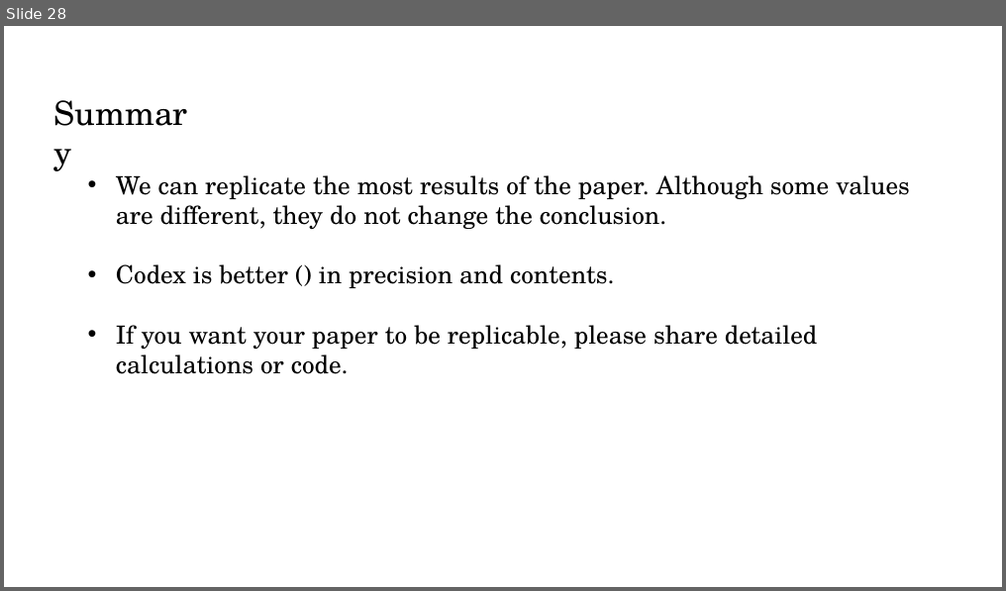
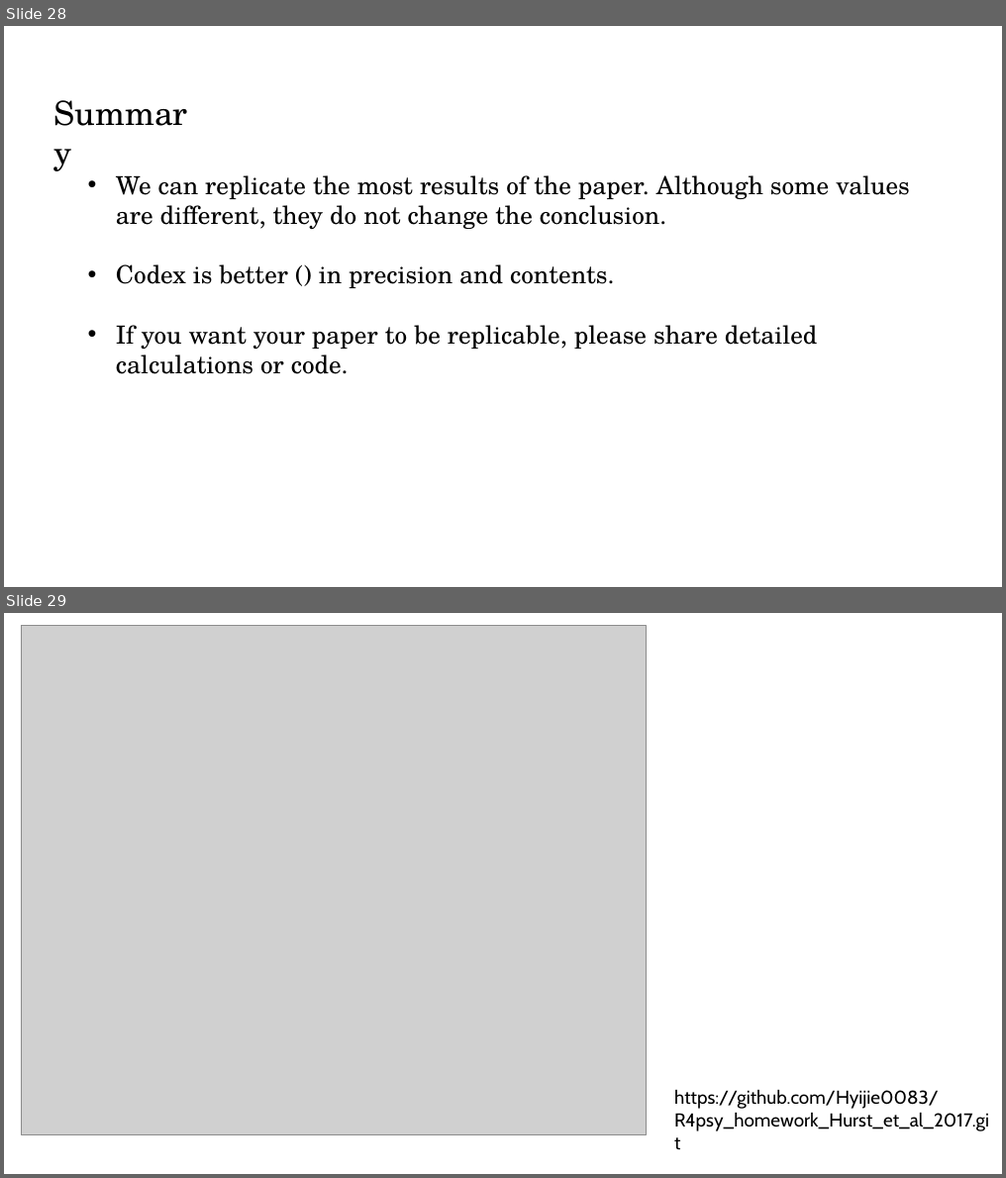
Before and after one commit to Hyijie0083/R4psy_homework_Hurst_et_al_2017, a slide deck: 3_Report/pre_r_6.11.pptx. Shown one above the other, each under a label of ours: slide 28 before the commit, slides 28 and 29 after it. The pictures are 1006x591 and 1006x1178 pixels, drawn with LibreOffice and Linux fonts; fonts in the diff are those of the drawing; grey boxes stand for pictures. Boxes give left, top, right and bottom in pixels: in the first picture for what was removed or moved away, otherwise in the second. Text is boxed around its words. In the diff, an @@ line names an element or a change of style, - is before the commit and + after.

```diff
--- a/3_Report/pre_r_6.11.pptx
+++ b/3_Report/pre_r_6.11.pptx
@@ slide 29 added at (x1=4, y1=613, x2=1002, y2=1174), background #FFFFFF @@
@@ picture added at (x1=21, y1=625, x2=646, y2=1136) @@
@@ text added at (x1=674, y1=1089, x2=989, y2=1132), 18 pt, text #000000 @@
+https://github.com/Hyijie0083/R4psy_homework_Hurst_et_al_2017.git
```
Also in this commit, not shown: 1 other slide added, 1 other file.
